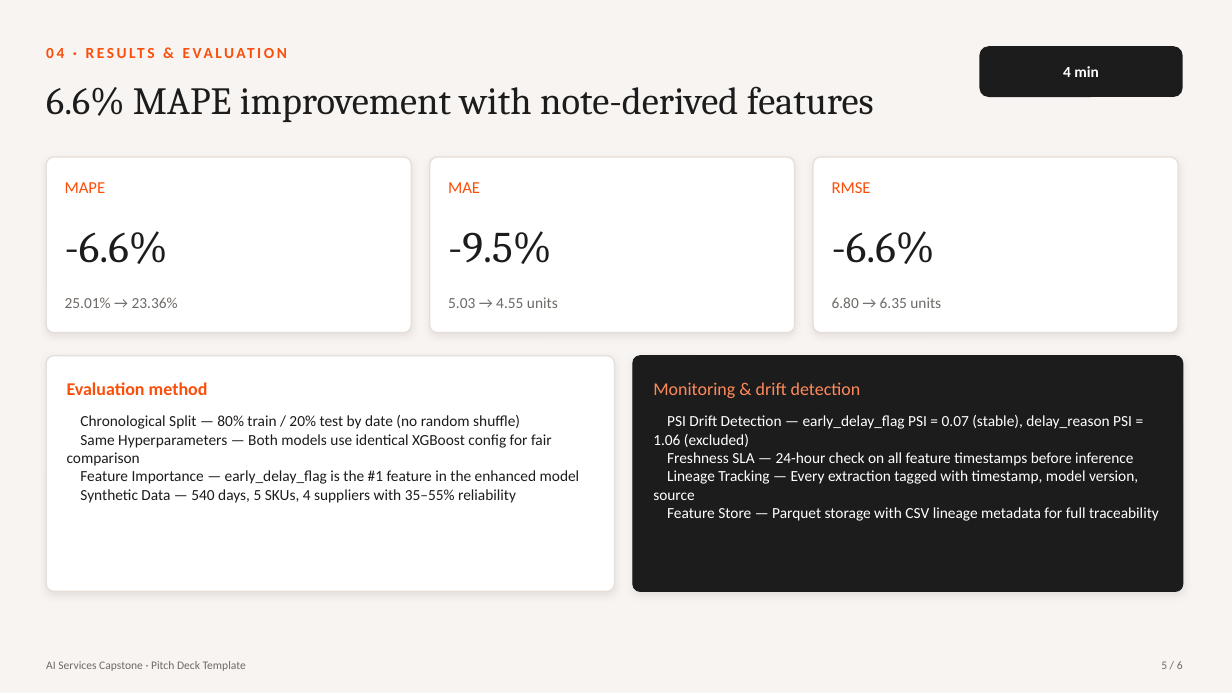
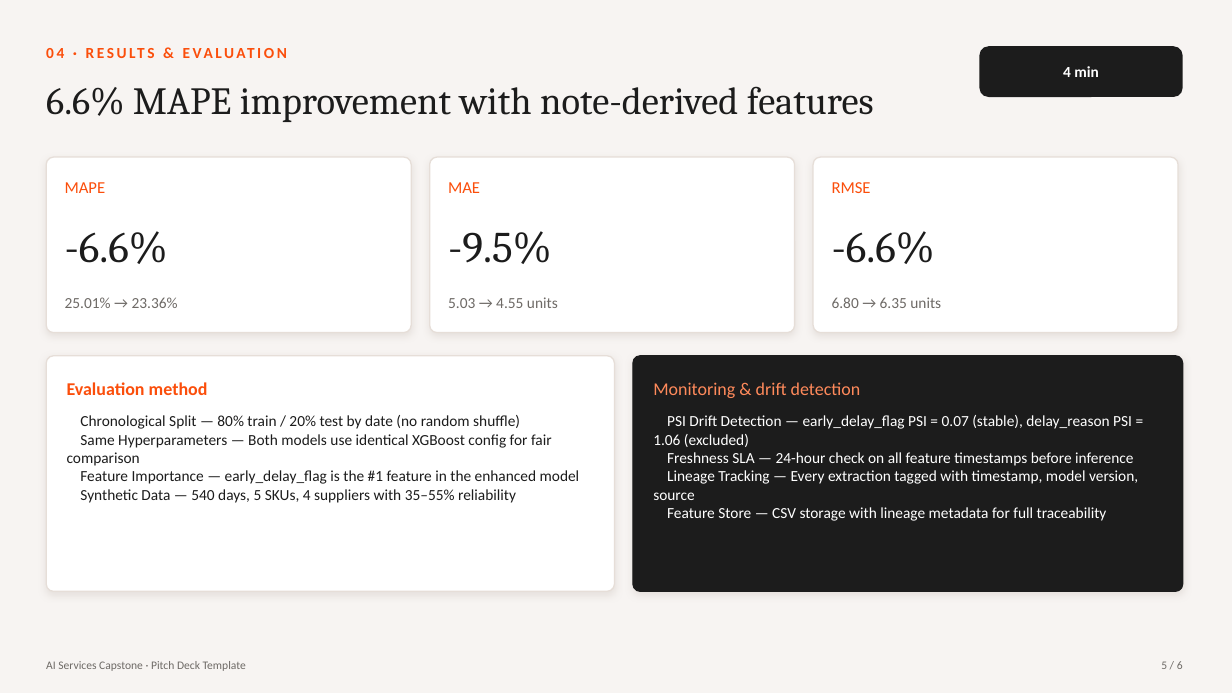
Before and after one commit to damie17/DemandSignalFeatureStore, a slide deck: slide 5 of PITCH_DECK.pptx. Drawn at 1232x693 pixels with LibreOffice and Linux fonts; fonts in the diff are those of the drawing. Boxes give left, top, right and bottom in pixels: in the first picture for what was removed or moved away, otherwise in the second. Text is boxed around its words. In the diff, an @@ line names an element or a change of style, - is before the commit and + after.

```diff
--- a/PITCH_DECK.pptx
+++ b/PITCH_DECK.pptx
@@ text at (x1=667, y1=507, x2=1107, y2=521): text changed @@
-Feature Store — Parquet storage with CSV lineage metadata for full traceability
+Feature Store — CSV storage with lineage metadata for full traceability
```
Also in this commit, not shown: 2 other slides changed, 9 other files.
